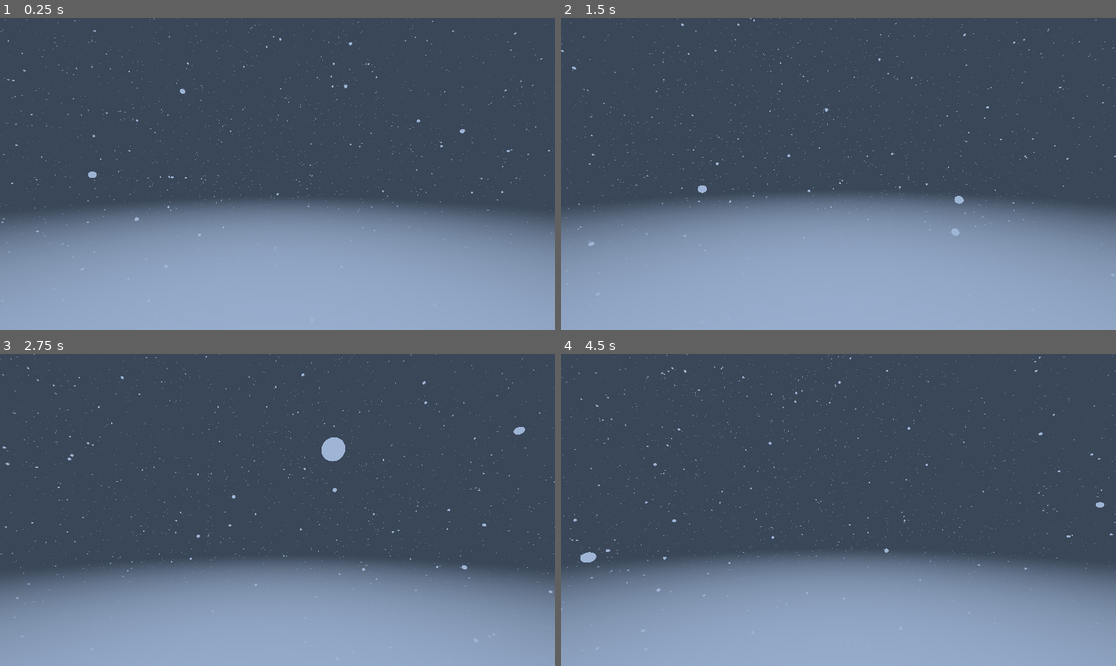
Above: before the commit, frames 1-4 (two rows, left to right).
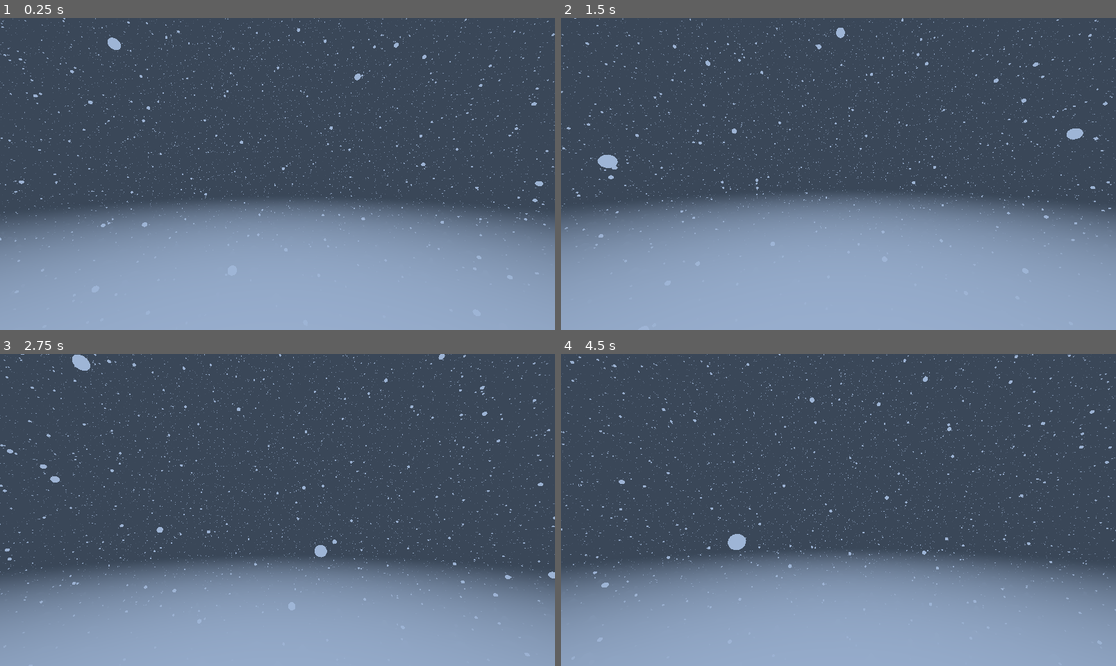
Above: after the commit, the same moments.

Repository: watson-disambiguation/shader-demos
Game: Godot game, scene res://Scenes/rain.tscn
Same seed, same stepped clock (60 frames per second), same inputs: the game is played once before the commit and once after it.
Inputs (mouse positions are in pixels of both pictures, inside the frame that each line leads up to):
- Up to frame 1 (0.25 s): no input
- Up to frame 2 (1.5 s): tap Enter at 0.5 s; move the mouse to (866, 174) at 0.52 s; hold Up (ui_up) from 0.53 s (still down); move the mouse to (810, 174) at 1.27 s
- Up to frame 3 (2.75 s): keep holding Up (ui_up); move the mouse to (288, 503) at 2.02 s
- Up to frame 4 (4.5 s): keep holding Up (ui_up); move the mouse to (832, 516) at 2.77 s; move the mouse to (877, 513) at 3.52 s; move the mouse to (794, 506) at 4.27 s

The runs differ from the first frame. In frame 1, 2.5% of the frame differs, in the area x 0-100%, y 0-84%; in frame 2, 2.7%; in frame 3, 3.3%, in the area x 0-100%, y 0-87%; in frame 4, 2.9%.

Commit message:
Improved Noise Performance

Diff:
--- a/Scenes/infinite_hall.tscn
+++ b/Scenes/infinite_hall.tscn
@@ -14,11 +14,12 @@
 shader_parameter/pillarRounding = 0.125
 shader_parameter/tileSize = 0.48
 shader_parameter/tileRounding = 0.08
-shader_parameter/noiseSize = 0.015
+shader_parameter/noiseSize = 0.02
 shader_parameter/aoDist = 0.47
 shader_parameter/aoSamples = 5
 shader_parameter/aoStrength = 3.835
 shader_parameter/mergeRadius = 0.01
+shader_parameter/noiseOctaves = 3
 shader_parameter/hallSize = 1.0
 shader_parameter/lightBlend = 0.15
 shader_parameter/brightColour = Color(0.890196, 0.647059, 0.415686, 1)
--- a/Shaders/infinite_hall.gdshader
+++ b/Shaders/infinite_hall.gdshader
@@ -18,6 +18,7 @@
 uniform int aoSamples;
 uniform float aoStrength = 2.;
 uniform float mergeRadius = 0.01;
+uniform int noiseOctaves = 2;
 uniform float hallSize;
 uniform float lightBlend;
 uniform vec3 brightColour : source_color;
@@ -52,7 +53,7 @@
 
 	float result = round_merge(hall,pillars,mergeRadius);
 	result = merge(result,hallFloor);
-	result += perlinNoise3DOctaves(pos,0.25,0,2) * noiseSize;
+	result += perlinNoise3DOctaves(pos,0.25,0,noiseOctaves) * noiseSize;
 	return result;
 }
 
--- a/Shaders/noiseTest.gdshader
+++ b/Shaders/noiseTest.gdshader
@@ -8,6 +8,7 @@
 uniform int octaves;
 
 void fragment() {
-	float noiseVal = 0.5 * perlinNoise3DOctaves(vec3(UV,depth),gridSize,seed,octaves) + 0.5;
-	ALBEDO = vec3(noiseVal);
+	vec3 pos = vec3(UV,depth);
+	//float noiseVal = 0.5 * perlinNoise3DOctaves(pos,gridSize,seed,octaves) + 0.5;10
+	ALBEDO = hash33(pos);
 }
--- a/noise_test.tscn
+++ b/noise_test.tscn
@@ -5,10 +5,10 @@
 [sub_resource type="ShaderMaterial" id="ShaderMaterial_21qip"]
 render_priority = 0
 shader = ExtResource("1_gxja5")
-shader_parameter/depth = 2.505
-shader_parameter/edge = 0.91
-shader_parameter/seed = 0.53
-shader_parameter/gridSize = 0.105
+shader_parameter/depth = 4.815
+shader_parameter/edge = 0.83
+shader_parameter/seed = 0.565
+shader_parameter/gridSize = 1000.0
 shader_parameter/octaves = 8
 
 [sub_resource type="QuadMesh" id="QuadMesh_n3kmb"]
Not shown, changed: Shaders/Libraries/HashLibrary.gdshaderinc
Not shown, changed: Shaders/Libraries/NoiseLibrary.gdshaderinc
